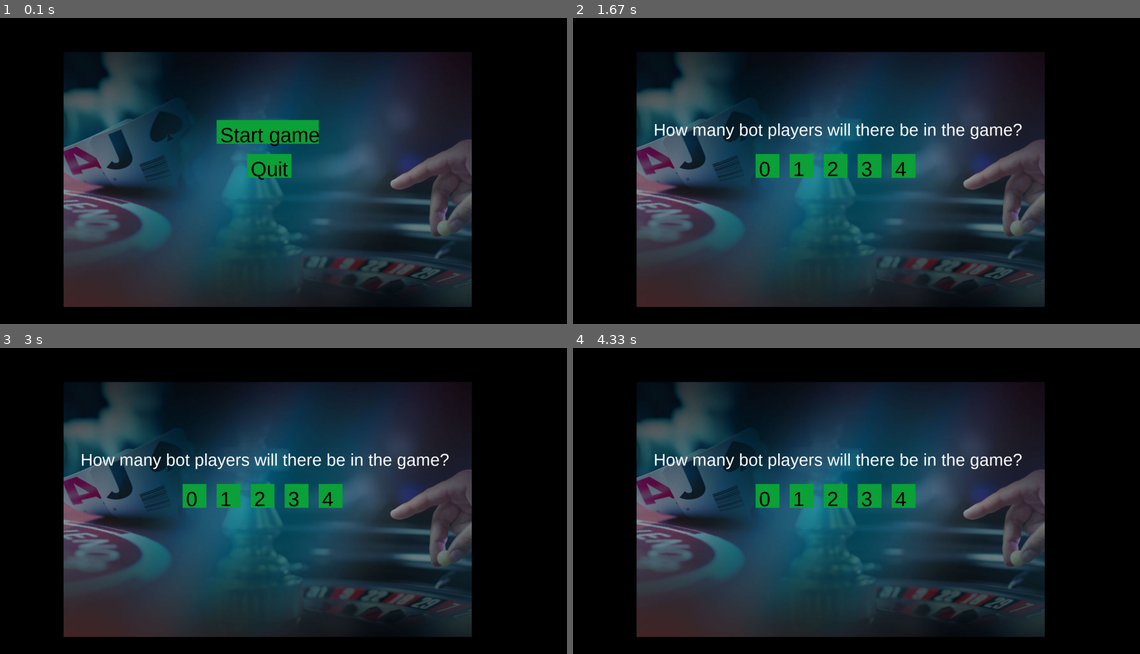
Above: before the commit, frames 1-4 (two rows, left to right).
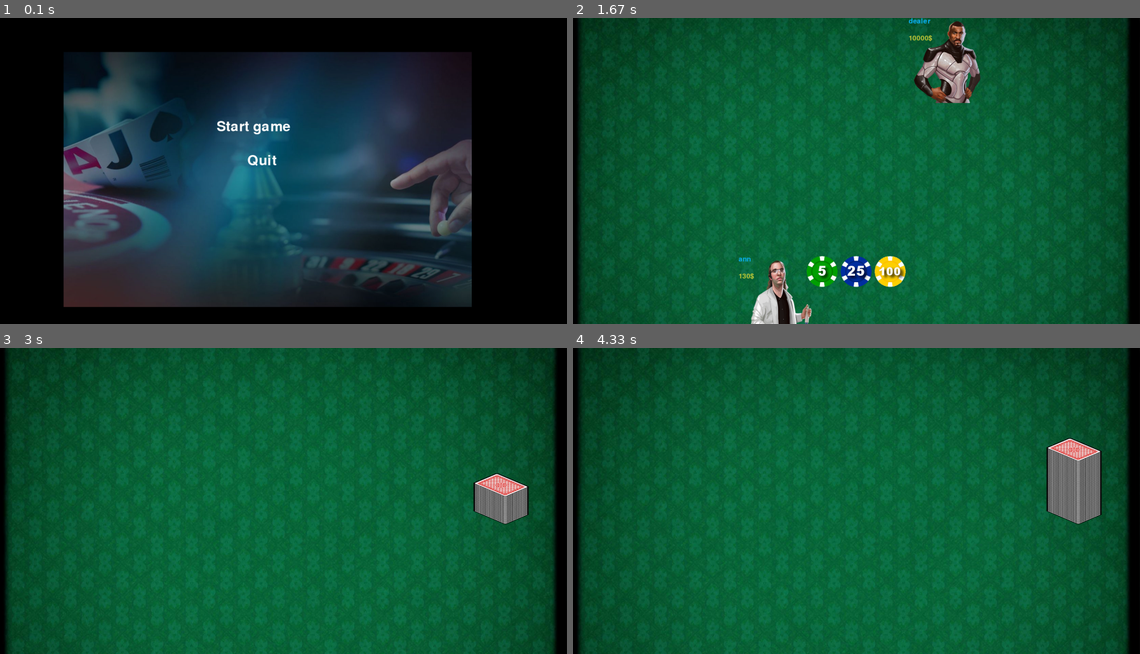
Above: after the commit, the same moments.

Repository: nyXapb/BlackJack
Game: pygame game, started from BJ_PyGame.py
Same seed, same stepped clock (60 frames per second), same inputs: the game is played once before the commit and once after it.
Inputs (mouse positions are in pixels of both pictures, inside the frame that each line leads up to):
- Up to frame 1 (0.1 s): no input
- Up to frame 2 (1.67 s): press the mouse at (850, 131) at 0.37 s; move the mouse to (839, 109) at 0.47 s; release the mouse at (828, 88) at 0.6 s; type "ann" at 0.67 s; tap Enter at 1 s; press the mouse at (833, 195) at 1.25 s; move the mouse to (952, 223) at 1.35 s; release the mouse at (1066, 250) at 1.48 s; press the mouse at (890, 271) at 1.58 s
- Up to frame 3 (3 s): move the mouse to (238, 601) at 1.68 s; release the mouse at (158, 598) at 1.82 s; press the mouse at (272, 644) at 1.92 s; move the mouse to (170, 568) at 2.02 s; release the mouse at (68, 491) at 2.15 s
- Up to frame 4 (4.33 s): no input

The runs differ from the first frame. In frame 1, 2.1% of the frame differs, in the area x 38-57%, y 33-53%; in frame 2, 97%; in frame 3, 97%, in the area x 0-98%, y 0-100%; in frame 4, 97%.

Commit message:
pygame blackjack

Diff:
--- a/BJ_PyGame.py
+++ b/BJ_PyGame.py
@@ -17,11 +17,20 @@
 display = pygame.display.set_mode((display_width,display_height))
 
 # Картинки
-background = pygame.image.load('image/background.jpg') #Задний фон
-menu_background = pygame.image.load('image/background_menu.jpg')
+image_user = pygame.image.load('image/user.png') #Юзер
+image_dealer = pygame.image.load('image/dealer.png') #Юзер
+background = pygame.image.load('image/background.jpg') #Задний фон игры
+menu_background = pygame.image.load('image/background_menu.jpg') #Задний фон меню
 card_back = pygame.image.load('image/cards/Back Red.png') #Рубашка карты
-chips10 = pygame.image.load('image/chips10.png') #Фишки
-chips11 = pygame.image.load('image/chips11.png')
+chips5 = pygame.image.load('image/chips5.png')
+chips5_1 = pygame.image.load('image/chips5_1.png')
+chips5_2 = pygame.image.load('image/chips5_2.png')
+chips25 = pygame.image.load('image/chips25.png')
+chips25_1 = pygame.image.load('image/chips25_1.png')
+chips25_2 = pygame.image.load('image/chips25_2.png')
+chips100 = pygame.image.load('image/chips100.png')
+chips100_1 = pygame.image.load('image/chips100_1.png')
+chips100_2 = pygame.image.load('image/chips100_2.png')
 A5 = pygame.image.load('image/Clubs 11.png')
 
 # Звуки
@@ -49,6 +58,7 @@
     def __init__(self,name,money):
         self.name  = name
         self.money = money
+        self.sum_on_hand = 0
         self.cards_on_hand = []
 
 class Botton():
@@ -58,161 +68,452 @@
         self.inactive_color = (13,162,58)
         self.active_color = (23,204,58)
 
-    def draw(self,x,y,massage,action = None,font_size = 30,parametr = None):
+    def draw(self,x,y,massage = '',action = None,font_size = 30,parametr = None, only_text = True):
         mouse = pygame.mouse.get_pos()
         click = pygame.mouse.get_pressed()
 
-        if x < mouse[0] < x+self.width and y < mouse[1] <y+self.height:
-            pygame.draw.rect(display,self.active_color,(x,y, self.width,self.height))
-            if click[0] == 1 :
-                if action is not None:
-                    if action == quit:
-                        quit()
-                    if parametr is not None:
-                        action(parametr)
+        if only_text:
+            if x < mouse[0] < x+self.width and y < mouse[1] <y+self.height:
+                print_text(massage,x,y,font_color = (23,204,58),font_size = font_size)
+                if click[0] == 1 :
+                    if action is not None:
+                        if action == quit:
+                            quit()
+                            pygame.quit()
+                        if parametr is not None:
+                            action(parametr)
+                        else:
+                            action()
+            else:
+                print_text(massage,x,y,font_size = font_size)
+        else:
+            if x < mouse[0] < x+self.width and y < mouse[1] <y+self.height:
+                pygame.draw.rect(display,self.active_color,(x,y, self.width,self.height))
+                if click[0] == 1 :
+                    if action is not None:
+                        if action == quit:
+                            quit()
+                            pygame.quit()
+                        if parametr is not None:
+                            action(parametr)
+                        else:
+                            action()
+            else:
+                pygame.draw.rect(display,self.inactive_color,(x,y, self.width,self.height))
+            print_text(massage,x+10,y+10,font_size = font_size)
+
+class BlackJack():
+    def __init__(self,deck,user,dealer,bot_list,hints = False):
+        self.deck = deck
+        self.user = user
+        self.dealer = dealer
+        self.bot_list = bot_list
+        self.user_list = []
+        self.hints = hints
+
+        self.user_list.append(user)
+        self.user_list.append(dealer)
+        for bot in bot_list:
+            self.user_list.append(bot)
+
+    def start_game(self):
+        self.show_users()
+
+    def show_users(self):
+        self.number_chips = 0
+        self.rate = 0
+        self.list_chips= []
+
+        game = True
+        display.blit(background,(0,0))
+        button_play  = Botton(190,50)
+        button_clear = Botton(100,50)
+
+        button_05 = Botton(100,100)
+        button_25 = Botton(100,100)
+        button_100 = Botton(100,100)
+
+        # user
+        display.blit(image_user,(500,700))
+        print_text(f'{self.user.name}',500,700,(10,180,250),font_size = 30)
+        print_text(f'{self.user.money}$',500,750,(200,204,58),font_size = 30)
+
+        # dealer
+        display.blit(image_dealer,(1000,0))
+        print_text(f'{self.dealer.name}',1000,0,(10,180,250),font_size = 30)
+        print_text(f'{self.dealer.money}$',1000,50,(200,204,58),font_size = 30)
+
+        while game:
+            mouse = pygame.mouse.get_pos()
+            click = pygame.mouse.get_pressed()
+
+            for event in pygame.event.get():
+                if event.type == pygame.QUIT:
+                    quit()
+                    pygame.quit()
+
+            if self.rate > 0:
+                button_play.draw(712,845,'Lets go',self.start_round,only_text = False)
+                button_clear.draw(910,845,'Clear',self.clear,only_text = False)
+
+            if 5 <= self.user.money:
+                if 700 < mouse[0] < 791 and 700 < mouse[1] <791:
+                    display.blit(chips5_1,(700,700))
+                    if click[0] == 1:
+                        button_05.draw(700,700, action=self.chips_on_table, parametr=(chips5_2,5))
+                else:
+                    display.blit(chips5,(700,700))
+
+            if 25 <= self.user.money:
+                if 800 < mouse[0] < 891 and 700 < mouse[1] <791:
+                    display.blit(chips25_1,(800,700))
+                    if click[0] == 1 :
+                        button_25.draw(800,700, action=self.chips_on_table, parametr=(chips25_2,25))
+                else:
+                    display.blit(chips25,(800,700))
+
+            if 100 <= self.user.money:
+                if 900 < mouse[0] < 991 and 700 < mouse[1] <791:
+                    display.blit(chips100_1,(900,700))
+                    if click[0] == 1:
+                        button_100.draw(900,700,action=self.chips_on_table, parametr=(chips100_2,100))
+                else:
+                    display.blit(chips100,(900,700))
+
+            pygame.display.update()
+
+    def refresh_window(self):
+
+        # background
+        display.blit(background,(0,0))
+
+        # user
+        display.blit(image_user,(500,700))
+        print_text(f'{self.user.name}',500,700,(10,180,250),font_size = 30)
+        print_text(f'{self.user.money}$',500,750,(200,204,58),font_size = 30)
+
+        # dealer
+        display.blit(image_dealer,(1000,0))
+        print_text(f'{self.dealer.name}',1000,0,(10,180,250),font_size = 30)
+        print_text(f'{self.dealer.money}$',1000,50,(200,204,58),font_size = 30)
+
+        # others
+        print_text(f'{self.rate}$',900,600,(255,255,255),font_size = 30)
+        n = 0
+        for i in self.list_chips:
+            display.blit(i,(800,600-n*4))
+            n+=1
+
+    def chance_of_success(self):
+        number_of_cards = len(self.deck.cards)
+        happy_cards = 0
+        max_sum = 21 - self.user.sum_on_hand
+        for card in self.deck.cards:
+            if card.rank == 11:
+                happy_cards += 1
+            elif card.rank<=max_sum:
+                happy_cards += 1
+        chance = happy_cards/number_of_cards*100
+        return round(chance,2)
+
+    def chips_on_table(self,parametr):
+        pygame.time.delay(300)
+        display.blit(parametr[0],(800,600-self.number_chips*4))
+        self.number_chips += 1
+        self.user.money -= parametr[1]
+        self.rate +=parametr[1]
+        self.list_chips.append(parametr[0])
+        self.refresh_window()
+
+    def start_round(self):
+
+        game = True
+
+        display.blit(background,(0,0))
+
+        pygame.mixer.Sound.play(cards_shuffle)
+        for i in range(52):
+            pygame.display.update()
+            time.sleep(0.05)
+            display.blit(card_back,(1400,350-i*4))
+
+        button_take_card = Botton(190,50)
+        button_skip = Botton(100,50)
+
+        print_text(f'{self.user.name}',500,700,(10,180,250),font_size = 30)
+        print_text(f'{self.user.money}$',500,750,(200,204,58),font_size = 30)
+
+        self.first_move()
+
+        while game:
+            mouse = pygame.mouse.get_pos()
+            click = pygame.mouse.get_pressed()
+
+            for event in pygame.event.get():
+                if event.type == pygame.QUIT:
+                    quit()
+                    pygame.quit()
+
+            if self.user.sum_on_hand < 21:
+                button_take_card.draw(712,845,'Take card',action = self.take_card,only_text = False, parametr=self.user)
+            else:
+                self.skip()
+
+            button_skip.draw(910,845,'Skip',action = self.skip,only_text = False)
+            pygame.display.update()
+
+    def clear(self):
+        self.user.money += self.rate
+        self.rate = 0
+        self.list_chips = []
+        self.refresh_window()
+        self.show_users()
+
+    def first_move(self):
+        self.take_card(self.user,2)
+        self.take_card(self.dealer,1)
+
+    def dealers_brain(self):
+        while self.dealer.sum_on_hand < 17:
+            time.sleep(0.3)
+            self.take_card(self.dealer)
+
+    def skip(self):
+
+        # dealer
+        self.dealers_brain()
+
+        self.show_result()
+        pygame.display.update()
+        time.sleep(1)
+
+        self.show_totals()
+        time.sleep(5)
+
+        self.return_cards_to_deck()
+
+        self.show_users()
+
+    def return_cards_to_deck(self):
+        for i in range(len(self.user.cards_on_hand)):
+            self.deck.cards.append(self.user.cards_on_hand.pop())
+        for i in range(len(self.dealer.cards_on_hand)):
+            self.deck.cards.append(self.dealer.cards_on_hand.pop())
+        # for bot in self.bot_list:
+        #     for i in range(len(bot.cards_on_hand)):
+        #         self.deck.cards.append(bot.cards_on_hand.pop())
+
+        self.deck.shuffle()
+
+    def show_totals(self):
+
+        if self.user.final_sum_on_hand == 21 and len(self.user.cards_on_hand) == 2:
+
+            if (int(self.rate*0.5) + self.rate*2)%5:
+                rate = (int(self.rate*0.5) + self.rate*2)
+                rate += 5-(int(self.rate*0.5) + self.rate*2)%5
+            else:
+               rate = (int(self.rate*0.5) + self.rate*2)
+
+            self.user.money += rate
+            self.dealer.money -= rate
+            print_text(f'Congratulation, you won! {int(rate)}$',500,450,(50,255,50),font_size = 50)
+        else:
+            if self.user.final_sum_on_hand < self.dealer.final_sum_on_hand:
+                # self.user.money -= self.rate*2
+                self.dealer.money += self.rate
+                print_text(f'You lose! {int(self.rate)}$',600,450,(255,50,50),font_size = 50)
+            elif self.user.final_sum_on_hand > self.dealer.final_sum_on_hand:
+                self.user.money += self.rate*2
+                self.dealer.money -= self.rate
+                print_text(f'Congratulation, you won! {int(self.rate*2)}$',500,450,(50,255,50),font_size = 50)
+            else:
+                self.user.money += self.rate
+                print_text(f'Draw!',700,450,(255,255,255),font_size = 50)
+        pygame.display.update()
+
+        # for bot in self.bot_list:
+        #     if self.show_sum_cards_final(bot) == 21 and len(bot.cards_on_hand) == 2:
+        #         bot.money += self.rate*1.5
+        #         self.dealer.money -= self.rate*1.5
+        #         print(f"{bot.name} выиграл! {self.rate*1.5}$")
+        #     else:
+        #         if self.show_sum_cards_final(self.dealer) > self.show_sum_cards_final(bot):
+        #             bot.money -= self.rate
+        #             self.dealer.money += self.rate
+        #             print(f"{bot.name} проиграл! {self.rate}$")
+        #         elif self.show_sum_cards_final(self.dealer) < self.show_sum_cards_final(bot):
+        #             bot.money += self.rate
+        #             self.dealer.money -= self.rate
+        #             print(f"{bot.name} выиграл! {self.rate}$")
+        #         else:
+        #             print(f"У {bot.name} ничья с дилером!")
+
+    def show_result(self):
+
+        # background
+        display.blit(background,(0,0))
+
+        # user
+        display.blit(image_user,(500,700))
+        print_text(f'{self.user.name}',500,700,(10,180,250),font_size = 30)
+        print_text(f'{self.user.money}$',500,750,(200,204,58),font_size = 30)
+
+        # dealer
+        display.blit(image_dealer,(1000,0))
+        print_text(f'{self.dealer.name}',1000,0,(10,180,250),font_size = 30)
+        print_text(f'{self.dealer.money}$',1000,50,(200,204,58),font_size = 30)
+
+        # others
+        print_text(f'{self.rate}$',900,600,(255,255,255),font_size = 30)
+        n = 0
+        for i in self.list_chips:
+            display.blit(i,(800,600-n*4))
+            n+=1
+
+        for id_user in self.user_list:
+            position = 0
+            for i in id_user.cards_on_hand:
+                if id_user == self.user:
+                    display.blit(i.image,(670+position,700))
+                    position += 50
+                elif id_user == self.dealer:
+                    display.blit(i.image,(900+position,50))
+                    position -= 50
+
+            position_deck = 0
+            for i in range(len(self.deck.cards)):
+                display.blit(card_back,(1400,350-position_deck*4))
+                position_deck +=1
+
+            sum_on_hand = 0
+            for i in id_user.cards_on_hand:
+                if i.rank == 11:
+                    if 21>= sum_on_hand+i.rank:
+                        sum_on_hand += i.rank
                     else:
-                        action()
-        else:
-            pygame.draw.rect(display,self.inactive_color,(x,y, self.width,self.height))
-        print_text(massage,x+10,y+10,font_size = font_size)
-
-def print_text(message,x,y,font_color=(0,0,0),font_type = 'Arial',font_size = 30):
+                        sum_on_hand += 1
+                else:
+                    sum_on_hand += i.rank
+            if sum_on_hand > 21:
+                id_user.final_sum_on_hand = 0
+            else:
+                id_user.final_sum_on_hand = sum_on_hand
+            id_user.sum_on_hand = sum_on_hand
+
+            if id_user == self.user:
+                print_text(f'score:{sum_on_hand}',750+position,700,(255,255,255),font_size = 30)
+                if self.hints and id_user.sum_on_hand < 21:
+                    chance = self.chance_of_success()
+                    print_text(f'change of success:{chance}%',750+position,730,(255,255,255),font_size = 30)
+            elif id_user == self.dealer:
+                print_text(f'score:{sum_on_hand}',750+position,100,(255,255,255),font_size = 30)
+
+    def take_card(self,user,number = 1):
+        pygame.mixer.Sound.play(take_card_sound)
+        pygame.time.delay(300)
+
+        for i in range(1,number+1):
+            user.cards_on_hand.append(self.deck.cards.pop())
+            self.show_result()
+            pygame.display.update()
+            time.sleep(1)
+
+def print_text(message,x,y,font_color=(255,255,255),font_type = 'Broadway',font_size = 30):
     font_type = pygame.font.SysFont(font_type,font_size)
     text = font_type.render(message,1,font_color)
     display.blit(text,(x,y))
 
 def show_menu():
 
-    start_botton = Botton(300,70)
-    quit_botton = Botton(130,70)
+    start_botton = Botton(360,60)
+    quit_botton = Botton(130,60)
 
     show = True
     while show:
         for event in pygame.event.get():
             if event.type == pygame.QUIT:
                 quit()
+                pygame.quit()
 
         display.blit(menu_background,(200,100))
         start_botton.draw(650,300,'Start game',menu_number_of_players,60)
         quit_botton.draw(740,400,'Quit',quit,60)
         pygame.display.update()
 
-def take_card():
-
-    global number_of_cards_in_hand
-    global number_of_cards
-
-    pygame.mixer.Sound.play(take_card_sound)
-    pygame.time.delay(300)
-
-    display.blit(background,(0,0))
-    number_of_cards_in_hand  +=1
-    position = 0
-    for i in range(number_of_cards_in_hand):
-        display.blit(A5,(650+position,700))
-        position += 50
-    print_text(f'score:15',750+position,700,(255,255,255),font_size = 30)
-
-    number_of_cards -= 1
-    for i in range(number_of_cards):
-        display.blit(card_back,(1400,350-i*4))
-
-def skip():
-    pass
-
 def menu_number_of_players():
     global user_name
+    global hints
 
     user_name = get_user_name()
 
-    botton_players0 = Botton(70,70)
-    botton_players1 = Botton(70,70)
-    botton_players2 = Botton(70,70)
-    botton_players3 = Botton(70,70)
-    botton_players4 = Botton(70,70)
+    botton_players0 = Botton(70,50)
+    botton_players1 = Botton(70,50)
+    botton_players2 = Botton(70,50)
+    botton_players3 = Botton(70,50)
+    botton_players4 = Botton(70,50)
+
+    botton_hints_yes = Botton(70,50)
+    botton_hints_no  = Botton(70,50)
 
     show = True
     while show:
         for event in pygame.event.get():
             if event.type == pygame.QUIT:
                 quit()
+                pygame.quit()
 
         display.blit(menu_background,(200,100))
-        print_text('How many bot players will there be in the game?',250,300,(255,255,255),font_size = 50)
-        botton_players0.draw(550,400,'0',pre_start_game,60,0)
-        botton_players1.draw(650,400,'1',pre_start_game,60,1)
-        botton_players2.draw(750,400,'2',pre_start_game,60,2)
-        botton_players3.draw(850,400,'3',pre_start_game,60,3)
-        botton_players4.draw(950,400,'4',pre_start_game,60,4)
+
+        print_text('Use hints?',250,200,(255,255,255),font_size = 50)
+        if hints:
+            botton_players3.draw(550,190,'yes',use_hints,60,parametr=True)
+        else:
+            botton_players4.draw(550,190,'no',use_hints,60,parametr=False)
+
+        print_text('How many bot players will be in the game?',250,400,(255,255,255),font_size = 50)
+        botton_players0.draw(550,500,'0',init_start_game,60,0)
+        botton_players1.draw(650,500,'1',init_start_game,60,1)
+        botton_players2.draw(750,500,'2',init_start_game,60,2)
+        botton_players3.draw(850,500,'3',init_start_game,60,3)
+        botton_players4.draw(950,500,'4',init_start_game,60,4)
+
         pygame.display.update()
 
-def pre_start_game(number_of_bots):
-    if number_of_bots == 1:
-        pass
-    start_game()
-
-def start_game():
-    global user_name
+def use_hints(hint):
+    global hints
+    pygame.time.delay(300)
+    if hint:
+        hints = False
+    else:
+        hints = True
+
+def init_start_game(number_of_bots):
+    global hints
+
+    user = Player(user_name,130)
+    dealer = Player('dealer',10000)
+
+    bot_list = []
+    for i in range(1,number_of_bots+1):
+        bot_list.append(Player(f'player_bot{i}',random.randrange(1000, 5000, 5)))
 
     cards_list = []
     for j in ['Clubs ','Diamond ','Hearts ','Spades ']:
-        cards_list += [('image/cards/'+j+str(i)+'.png',10 if i>10 else 11 if i==1 else i) for i in range(1,14)]
+        cards_list += [(pygame.image.load('image/cards/'+j+str(i)+'.png'),10 if i>10 else 11 if i==1 else i) for i in range(1,14)]
 
     deck = Deck(cards_list)
     deck.shuffle()
 
-    my_player = Player(user_name,100)
-
-    dealer = Player('dealer',10000)
-
-    game = True
-
-    display.blit(background,(0,0))
-
-    # pygame.mixer.Sound.play(cards_shuffle)
-    for i in range(52):
-        # pygame.display.update()
-        # time.sleep(0.05)
-        display.blit(card_back,(1400,350-i*4))
-
-    button_take_card = Botton(120,50)
-    button_skip = Botton(120,50)
-
-    while game:
-
-        mouse = pygame.mouse.get_pos()
-        click = pygame.mouse.get_pressed()
-
-        for event in pygame.event.get():
-            if event.type == pygame.QUIT:
-                quit()
-
-        button_take_card.draw(712,845,'Take card',take_card)
-        button_skip.draw(852,845,'Skip',skip)
-        print_text(f'user :{my_player.name}',500,700,(255,255,255),font_size = 30)
-        print_text(f'money:{my_player.money}$',500,750,(255,255,255),font_size = 30)
-
-        if 700 < mouse[0] < 800 and 650 < mouse[1] <700:
-            display.blit(chips11,(700,600))
-            # if click[0] == 1 :
-            #     if action is not None:
-            #         if action == quit:
-            #             quit()
-            #         if parametr is not None:
-            #             action(parametr)
-            #         else:
-            #             action()
-        else:
-            display.blit(chips10,(700,650))
-
-        pygame.display.update()
-
-FONT_SIZE = 60
+    # Если hints = True, тогда отображается процент вытянуть нужную карту
+    # use_hints = True
+
+    blackjack = BlackJack(deck,user,dealer,bot_list,hints)
+    blackjack.start_game()
 
 def get_user_name():
 
-    # print_text('Enter your name:',250,700,(255,255,255),font_size = 50)
-    font = pygame.font.SysFont('Arial', 50)
+    font = pygame.font.SysFont('BroadWay', 50)
     name = ""
     while True:
         # namefile = open('test.txt', 'r')
@@ -228,11 +529,13 @@
                 elif event.key == K_BACKSPACE:
                     name = name[:-1]
                 elif event.key == K_RETURN:
-                    return name
+                    if name != '':
+                        return name
             elif event.type == QUIT:
                 quit()
-
-        textrect = Rect(0, 0, 100, FONT_SIZE)
+                pygame.quit()
+
+        # textrect = Rect(0, 0, 100, FONT_SIZE)
         display.blit(menu_background,(200,100))
 
         print_text('Enter your name:',400,400,(255,255,255),font_size = 50)
@@ -241,18 +544,17 @@
         #     display.blit(text, textrect)
         #     textrect.centery += FONT_SIZE
 
-        block = font.render(name, True, (255, 255, 255))
+        block = font.render(name, True, (23,204,58))
         # rect = block.get_rect()
         # rect.center = display.get_rect().center
-        display.blit(block, (800,400))
+        display.blit(block, (900,400))
         pygame.display.update()
-        # pygame.display.flip()
 
 if __name__ == '__main__':
-    number_of_cards_in_hand = 0
-    number_of_cards = 52
-    user_name = 'user'
-    # print(cards_png)
+    hints = False
+    # number_of_cards_in_hand = 0
+    # number_of_cards = 52
+    # user_name = 'user'
 
     show_menu()
-    # pygame.quit()
+    pygame.quit()
--- /dev/null
+++ b/test.py
@@ -0,0 +1,9 @@
+a = 103
+
+if (int(a*0.5) + a*2)%5:
+    rate = (int(a*0.5) + a*2)
+    rate += 5-(int(a*0.5) + a*2)%5
+else:
+    rate = (int(a*0.5) + a*2)
+
+print(rate)
Binary file added: image/bot_1.png
Binary file added: image/bot_3.png
Binary file added: image/bot_4.png
Binary file removed: image/chips10.png
Binary file changed: image/chips100.png
Binary file added: image/chips100_1.png
Binary file added: image/chips100_2.png
Binary file removed: image/chips11.png
Binary file added: image/chips25.png
Binary file added: image/chips25_1.png
Binary file added: image/chips25_2.png
Binary file added: image/chips5.png
(and 14 more such lines)
